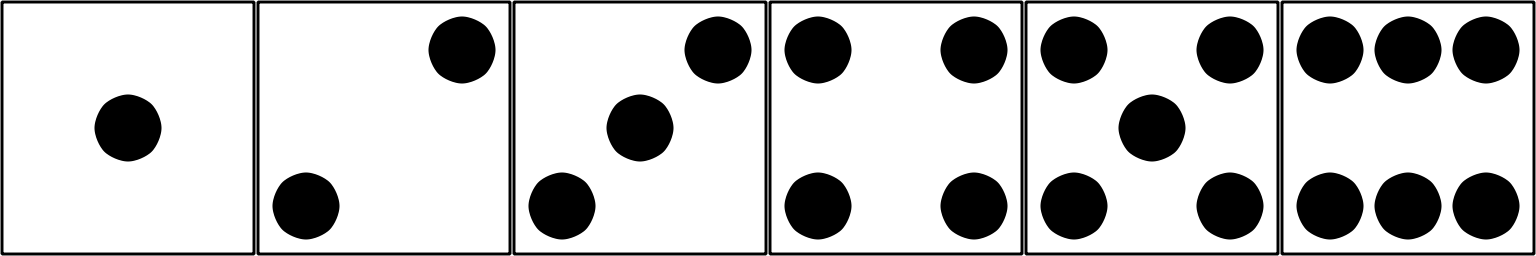
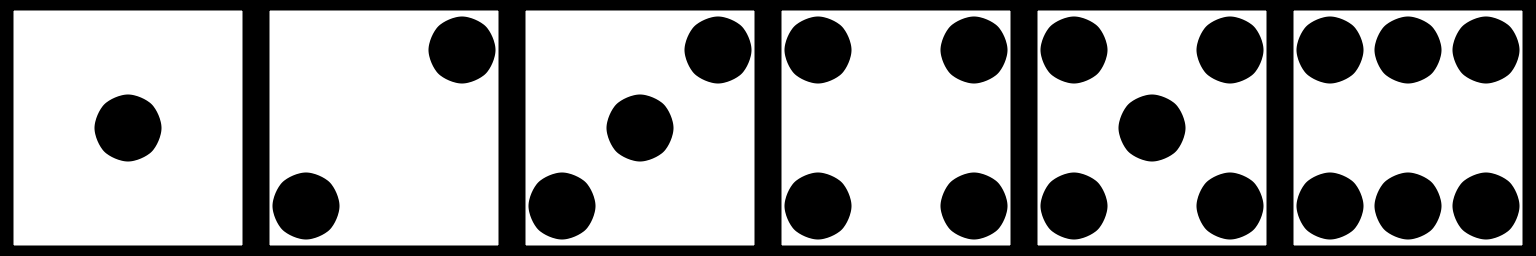
Comparing the layer stacks of the two w=1536, h=256 images. Changes:
painted on "Kopie von Background" over [0, 0, 1536, 256]
